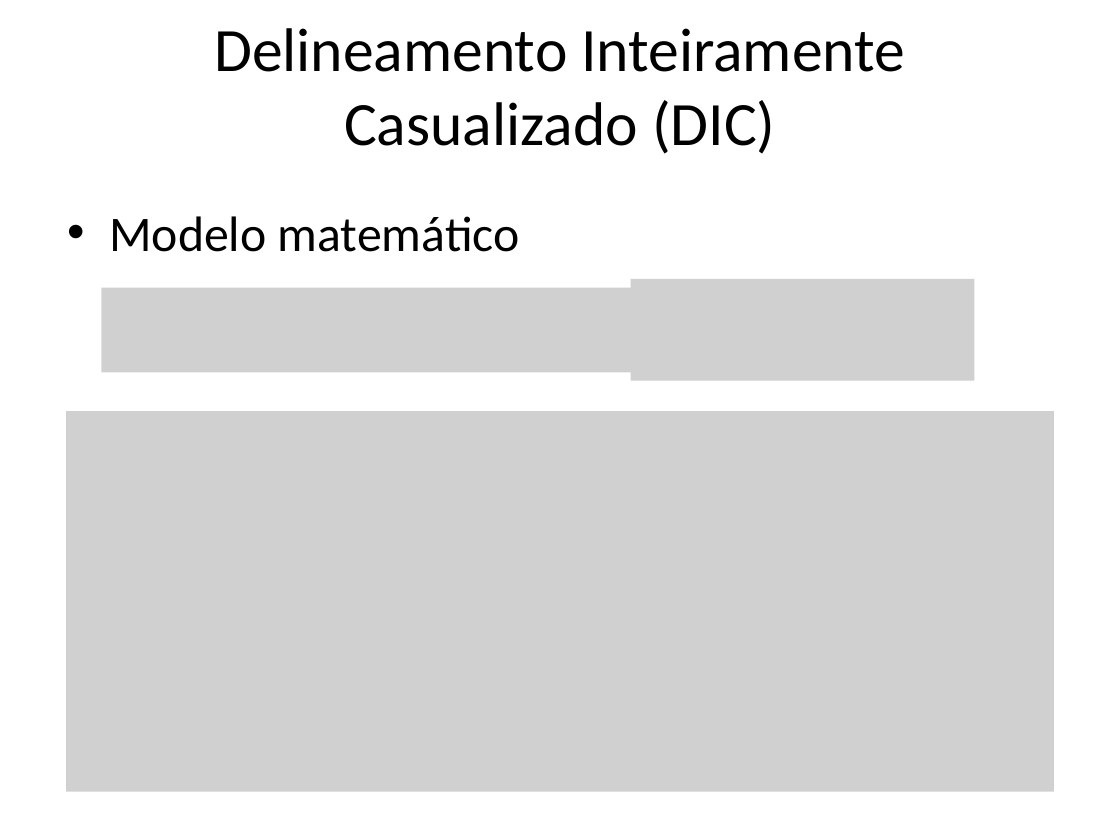
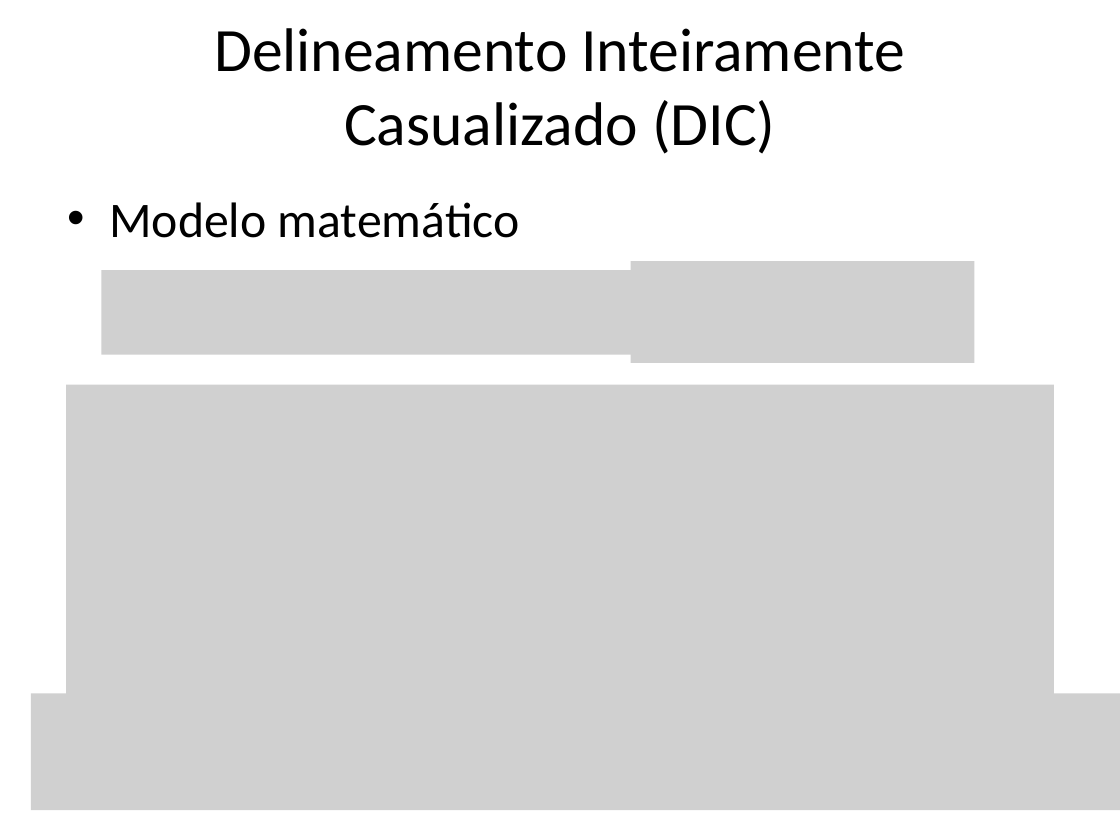
Before and after one commit to rickmangueira/aulas, a slide deck: slide 22 of DIC.pptx (slide 19 before the commit). Drawn at 1120x840 pixels with LibreOffice and Linux fonts; fonts in the diff are those of the drawing; grey boxes stand for pictures. Boxes give left, top, right and bottom in pixels: in the first picture for what was removed or moved away, otherwise in the second. Text is boxed around its words. In the diff, an @@ line names an element or a change of style, - is before the commit and + after.

```diff
--- a/DIC.pptx
+++ b/DIC.pptx
@@ text "Modelo matemático": place and size @@
-text "Modelo matemático" at (109, 216, 520, 252)
+text "Modelo matemático" at (109, 202, 520, 238)
@@ picture: place and size @@
-picture at (631, 279, 974, 381)
+picture at (631, 261, 974, 363)
@@ picture: place and size @@
-picture at (102, 288, 764, 373)
+picture at (102, 270, 764, 355)
@@ picture: place and size @@
-picture at (66, 411, 1054, 792)
+picture at (66, 385, 1054, 766)
@@ picture added at (31, 693, 1120, 810) @@
```
Also in this commit, not shown: 6 other slides changed, 1 other file.
